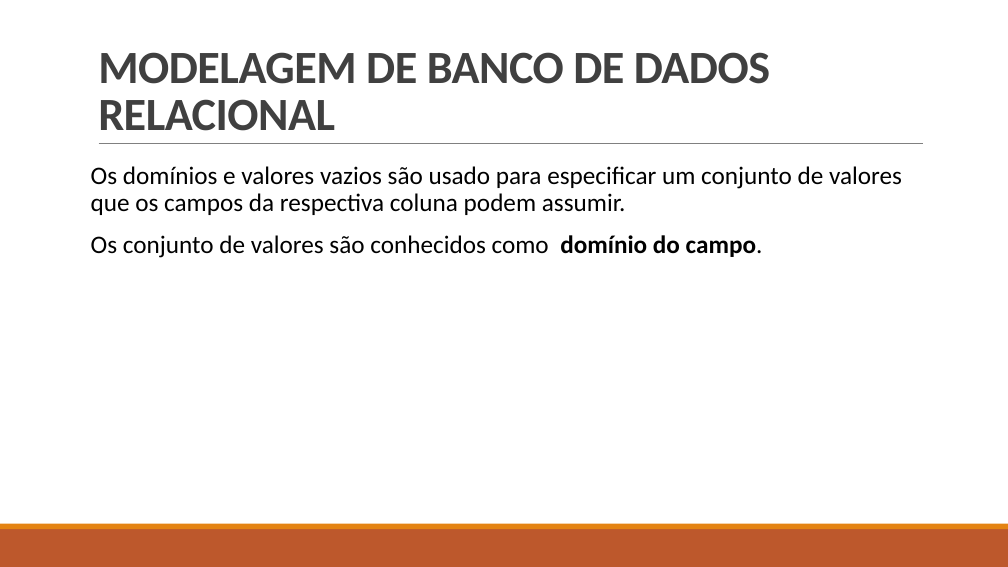
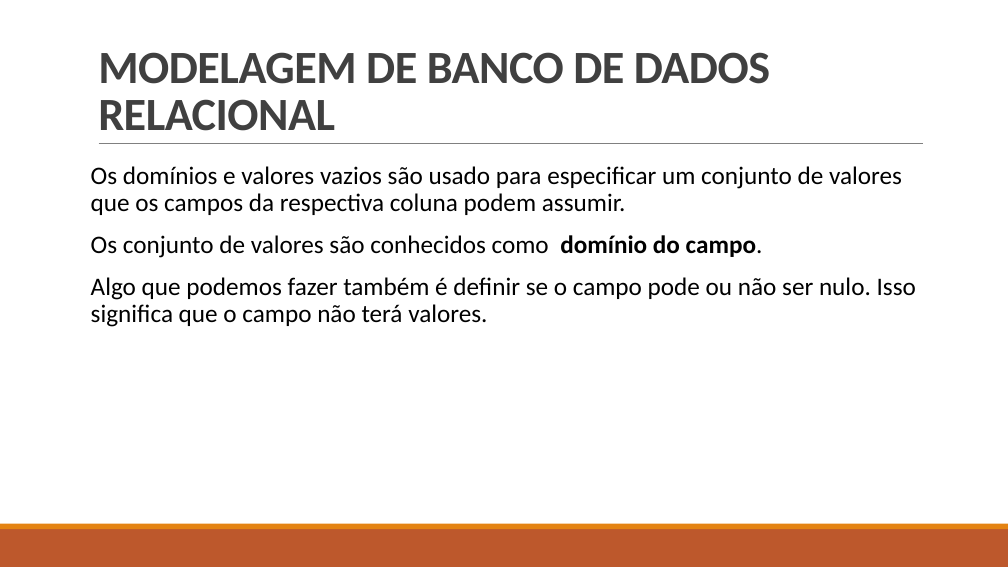
Before and after one commit to LucasHerculanoAmaro/Minhas-Aulas, a slide deck: slide 51 of Euripedes Simões de Paula/Banco de Dados/Aula 5/Projeto de banco de dados.pptx. Drawn at 1008x567 pixels with LibreOffice and Linux fonts; fonts in the diff are those of the drawing. Boxes give left, top, right and bottom in pixels: in the first picture for what was removed or moved away, otherwise in the second. Text is boxed around its words. In the diff, an @@ line names an element or a change of style, - is before the commit and + after.

Commit message:
Terminando a aula 5 de banco de dados e adicionando aula de dispositivos móveis

```diff
--- a/Euripedes Simões de Paula/Banco de Dados/Aula 5/Projeto de banco de dados.pptx
+++ b/Euripedes Simões de Paula/Banco de Dados/Aula 5/Projeto de banco de dados.pptx
@@ text at [91,277,916,327]: paragraph added @@
+Algo que podemos fazer também é definir se o campo pode ou não ser nulo. Isso significa que o campo não terá valores.
```
Also in this commit, not shown: 1 other slide changed, 5 slides added, 5 other files.
